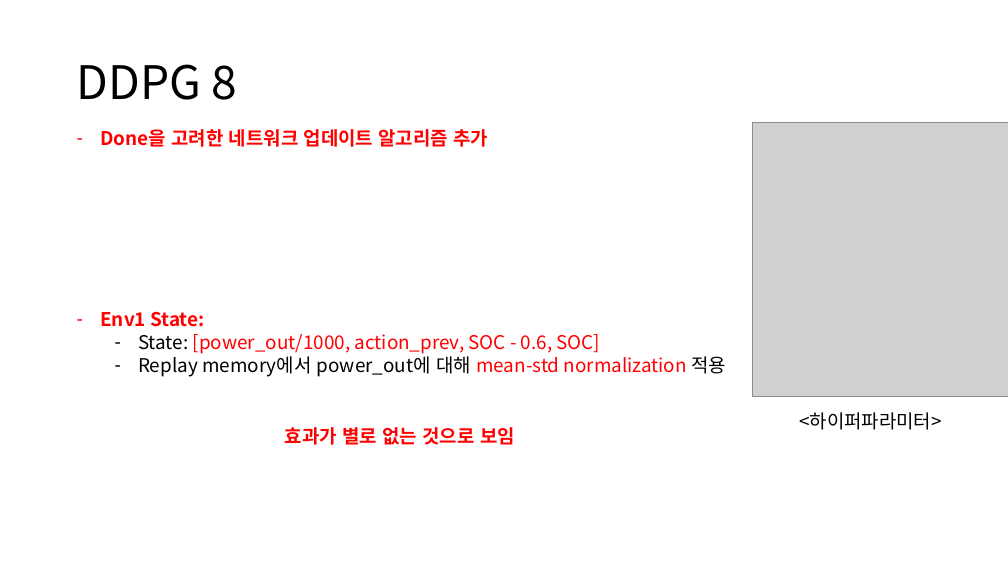
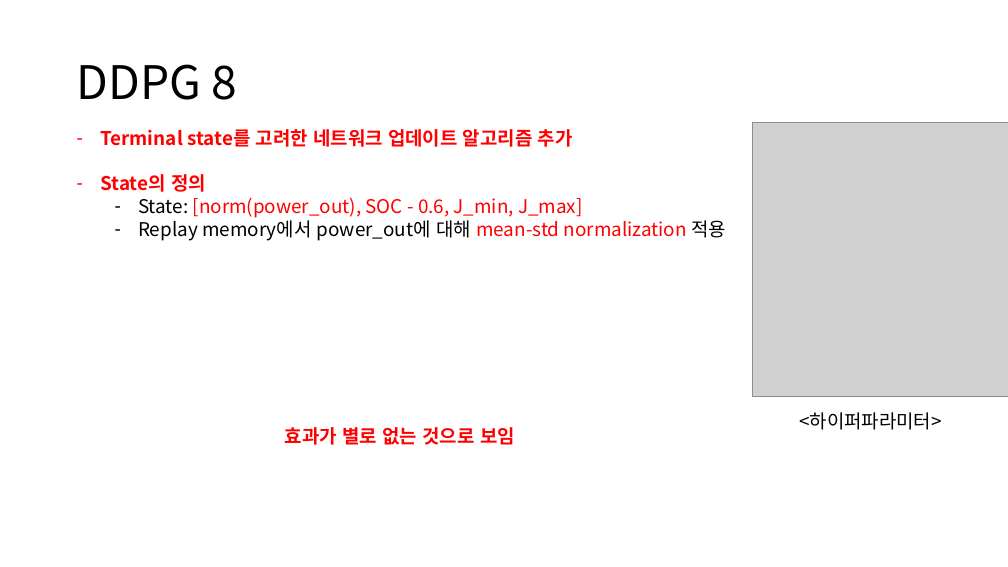
Before and after one commit to zidane89/experiment, a slide deck: slide 26 of 실험정리.pptx (slide 24 before the commit). Drawn at 1008x567 pixels with LibreOffice and Linux fonts; fonts in the diff are those of the drawing; grey boxes stand for pictures. Boxes give left, top, right and bottom in pixels: in the first picture for what was removed or moved away, otherwise in the second. Text is boxed around its words. In the diff, an @@ line names an element or a change of style, - is before the commit and + after.

```diff
--- a/실험정리.pptx
+++ b/실험정리.pptx
@@ text at <box>100,129,583,218</box>: text changed @@
-  – Done을 고려한 네트워크 업데이트 알고리즘 추가
-– Env1 State:
-    – State: [power_out/1000, action_prev, SOC - 0.6, SOC]
+  – Terminal state를 고려한 네트워크 업데이트 알고리즘 추가
+  – State의 정의
+    – State: [norm(power_out), SOC - 0.6, J_min, J_max]
```
Also in this commit, not shown: 6 other slides changed, 2 slides added.
